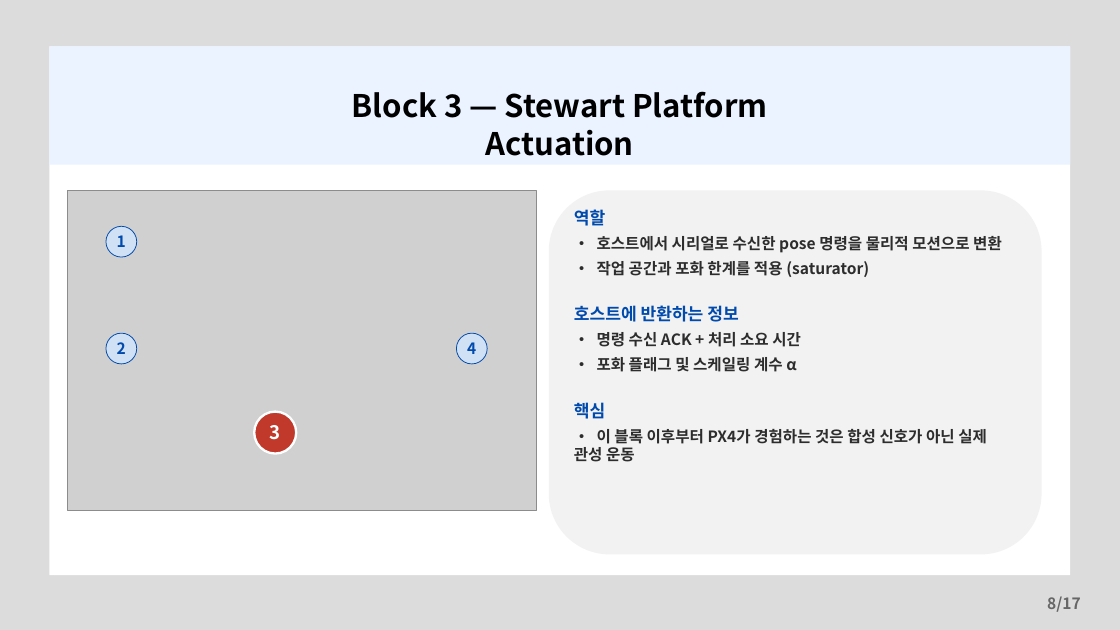
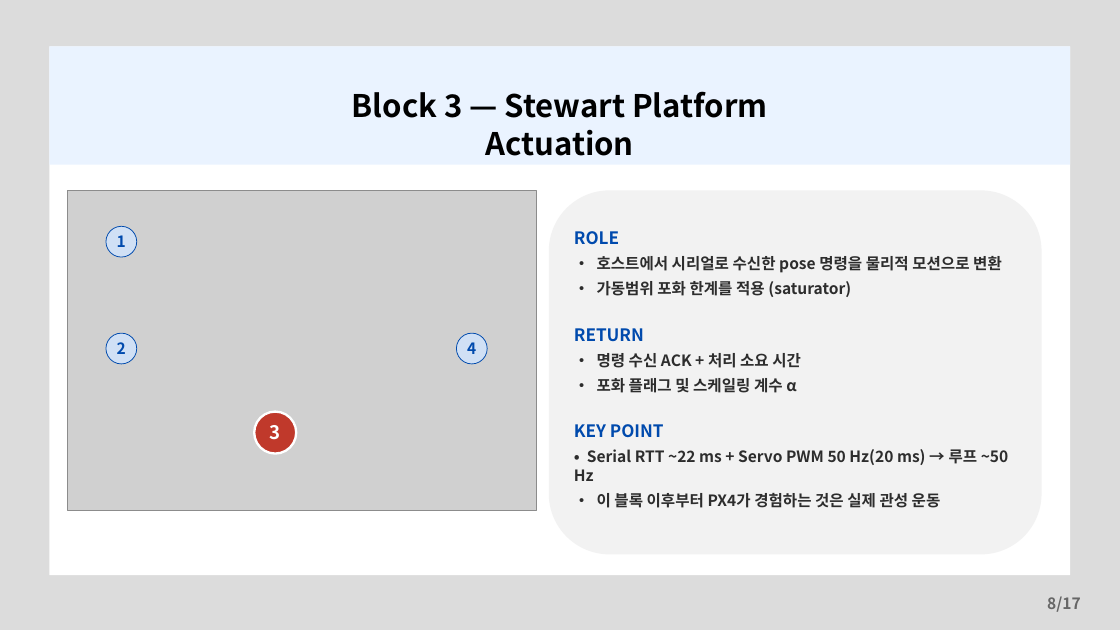
Before and after one commit to banana99ou/Stewart-Platform, a slide deck: slide 8 of presentation/KSAS_Spring2026_Presentation.pptx. Drawn at 1120x630 pixels with LibreOffice and Linux fonts; fonts in the diff are those of the drawing; grey boxes stand for pictures. Boxes give left, top, right and bottom in pixels: in the first picture for what was removed or moved away, otherwise in the second. Text is boxed around its words. In the diff, an @@ line names an element or a change of style, - is before the commit and + after.

Commit message:
Update presentation content: refine callout texts, enhance clarity, and adjust terminology
- Revised callout texts to better reflect experimental findings and system characteristics.
- Improved clarity in slide descriptions, emphasizing the role of the Stewart platform and the physical loop system.
- Adjusted terminology for consistency and readability throughout the presentation.
- Updated slide titles and bullet points for better alignment with the overall narrative.

```diff
--- a/presentation/KSAS_Spring2026_Presentation.pptx
+++ b/presentation/KSAS_Spring2026_Presentation.pptx
@@ text at <box>574,231,619,244</box>: text changed @@
-역할
+ROLE
@@ text at <box>574,281,851,341</box>: text changed @@
-• 작업 공간과 포화 한계를 적용 (saturator)
-호스트에 반환하는 정보
+• 가동범위 포화 한계를 적용 (saturator)
+RETURN
@@ text at <box>574,424,1009,508</box>: text changed @@
-핵심
-• 이 블록 이후부터 PX4가 경험하는 것은 합성 신호가 아닌 실제 관성 운동
+KEY POINT
+• Serial RTT ~22 ms + Servo PWM 50 Hz(20 ms) → 루프 ~50 Hz
+• 이 블록 이후부터 PX4가 경험하는 것은 실제 관성 운동
```
Also in this commit, not shown: 11 other slides changed, 1 other file.
